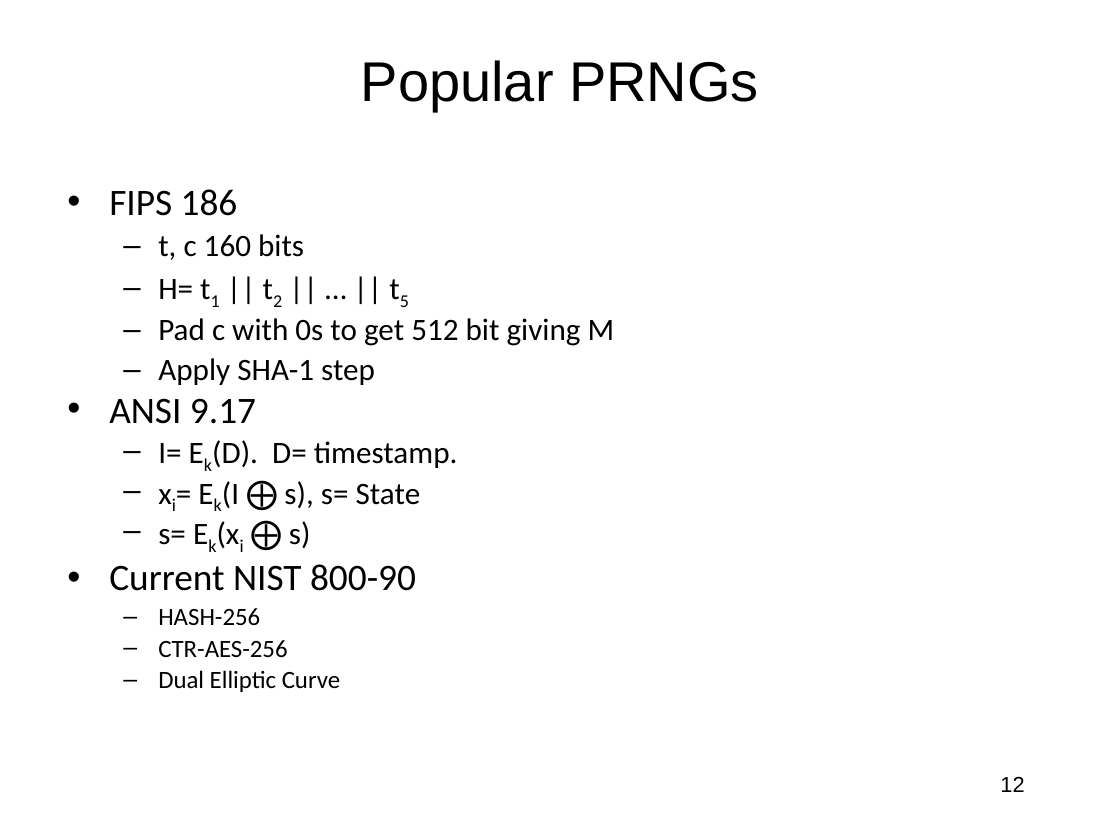
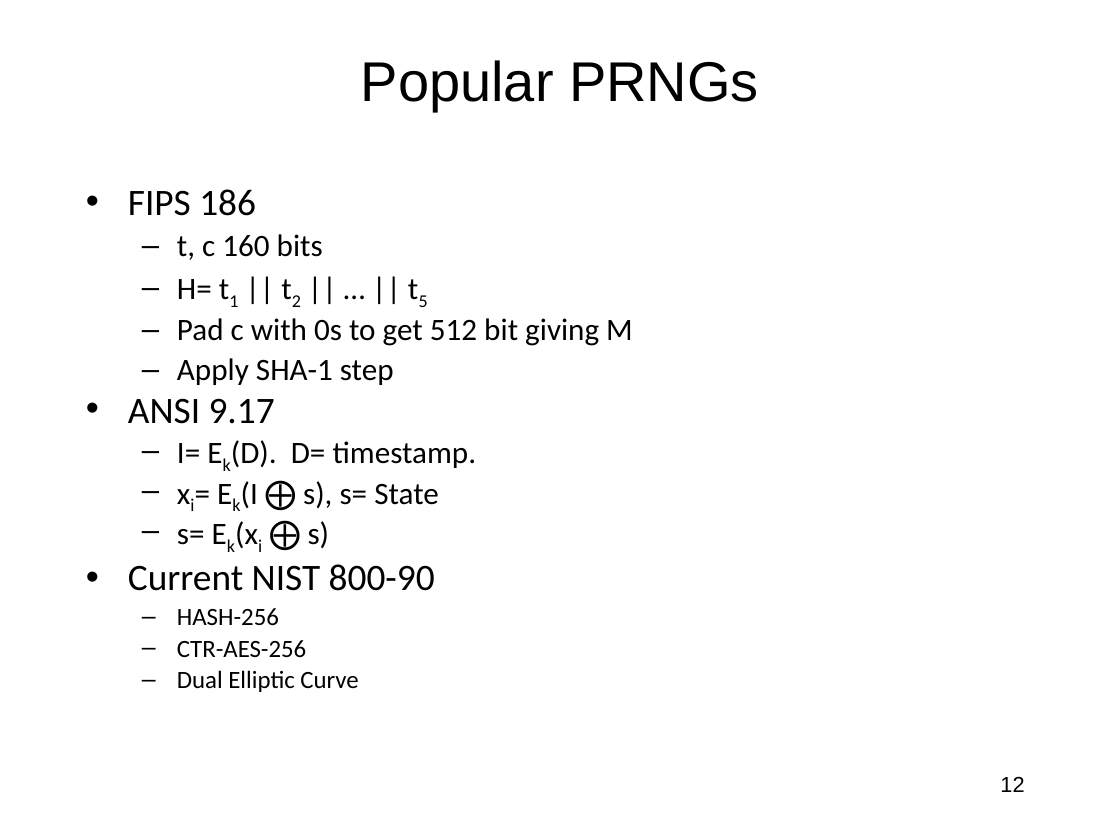
Before and after one commit to jlmucb/class_notes, a slide deck: slide 12 of BerkeleyClass/CS290Spring2013/Lectures/Cryptoclass9.pptx. Drawn at 1120x840 pixels with LibreOffice and Linux fonts; fonts in the diff are those of the drawing. Boxes give left, top, right and bottom in pixels: in the first picture for what was removed or moved away, otherwise in the second. Text is boxed around its words. In the diff, an @@ line names an element or a change of style, - is before the commit and + after.

```diff
--- a/BerkeleyClass/CS290Spring2013/Lectures/Cryptoclass9.pptx
+++ b/BerkeleyClass/CS290Spring2013/Lectures/Cryptoclass9.pptx
@@ text "FIPS 186": place and size @@
-text "FIPS 186" at [109, 189, 615, 692]
+text "FIPS 186" at [128, 189, 633, 692]
```
Also in this commit, not shown: 5 other slides changed, 11 other files.
